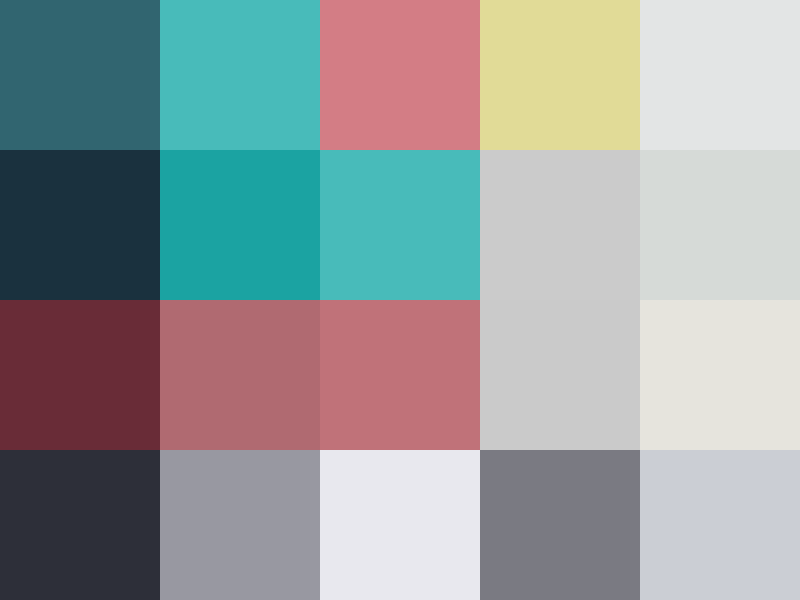
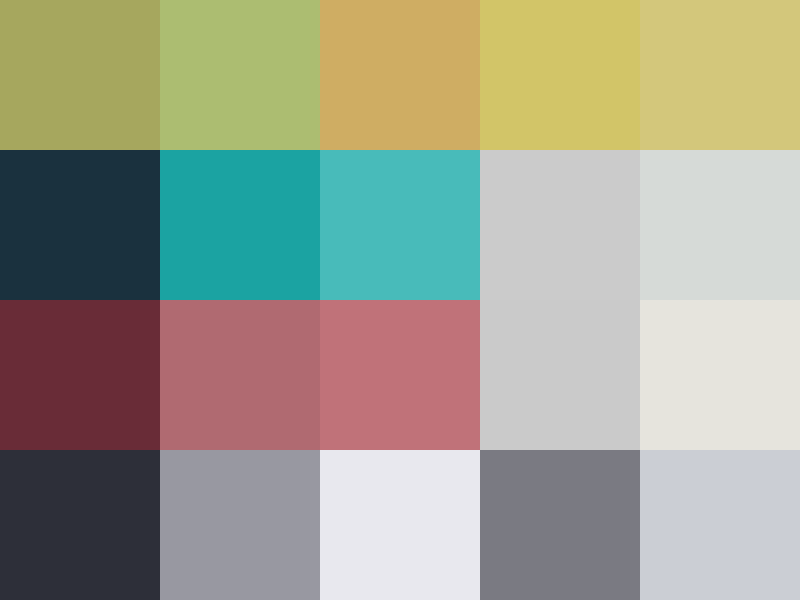
Two versions of the same layered image (800 x 600). Layer-by-layer changes:
added layer "292f36-4ecdc4-f7fff7-ff6b6b-ffe66d.png copy #8" (hue, 75%) above "Layer copy #5" over left=0, top=0, right=800, bottom=150
